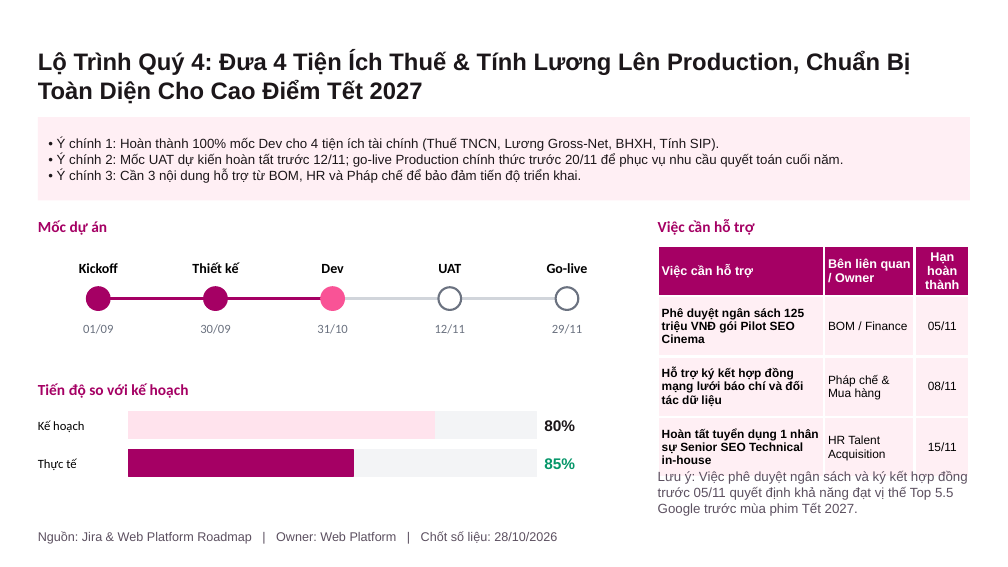
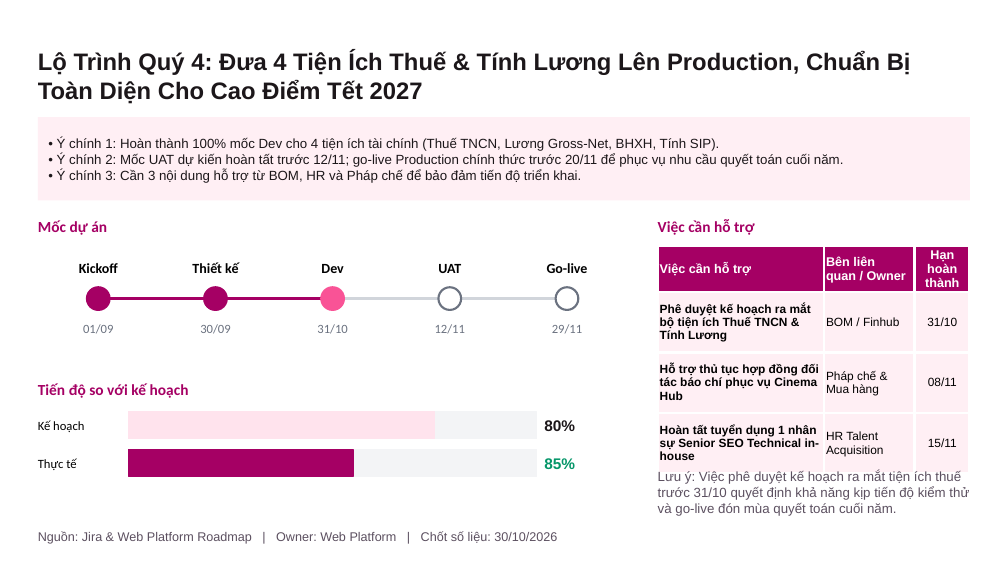
Before and after one commit to vanhien26/hienho-knowledgebase, a slide deck: slide 7 of 07_REPORTS/docs/presentations/Web_Platform_Thang_10_2026_Monthly_Report.pptx (slide 8 before the commit). Drawn at 1008x567 pixels with LibreOffice and Linux fonts; fonts in the diff are those of the drawing. Boxes give left, top, right and bottom in pixels: in the first picture for what was removed or moved away, otherwise in the second. Text is boxed around its words. In the diff, an @@ line names an element or a change of style, - is before the commit and + after.

Commit message:
fix(report): streamline Discussion to 1 proposal, remove pilot off-page, fix slide layout and 0 overlap

```diff
--- a/07_REPORTS/docs/presentations/Web_Platform_Thang_10_2026_Monthly_Report.pptx
+++ b/07_REPORTS/docs/presentations/Web_Platform_Thang_10_2026_Monthly_Report.pptx
@@ table at bbox=[658, 246, 971, 464] @@
-row 2: Phê duyệt ngân sách 125 triệu VNĐ gói Pilot SEO Cinema | BOM / Finance | 05/11
+row 2: Phê duyệt kế hoạch ra mắt bộ tiện ích Thuế TNCN & Tính Lương | BOM / Finhub | 31/10
-row 3, column 1: Hỗ trợ ký kết hợp đồng mạng lưới báo chí và đối tác dữ liệu
+row 3, column 1: Hỗ trợ thủ tục hợp đồng đối tác báo chí phục vụ Cinema Hub
@@ text at bbox=[658, 471, 969, 516]: text changed @@
-Lưu ý: Việc phê duyệt ngân sách và ký kết hợp đồng trước 05/11 quyết định khả năng đạt vị thế Top 5.5 Google trước mùa phim Tết 2027.
+Lưu ý: Việc phê duyệt kế hoạch ra mắt tiện ích thuế trước 31/10 quyết định khả năng kịp tiến độ kiểm thử và go-live đón mùa quyết toán cuối năm.
@@ text at bbox=[38, 531, 557, 544]: text changed @@
-Nguồn: Jira & Web Platform Roadmap | Owner: Web Platform | Chốt số liệu: 28/10/2026
+Nguồn: Jira & Web Platform Roadmap | Owner: Web Platform | Chốt số liệu: 30/10/2026
```
Also in this commit, not shown: 6 other slides changed, 1 slide removed, 5 other files.
